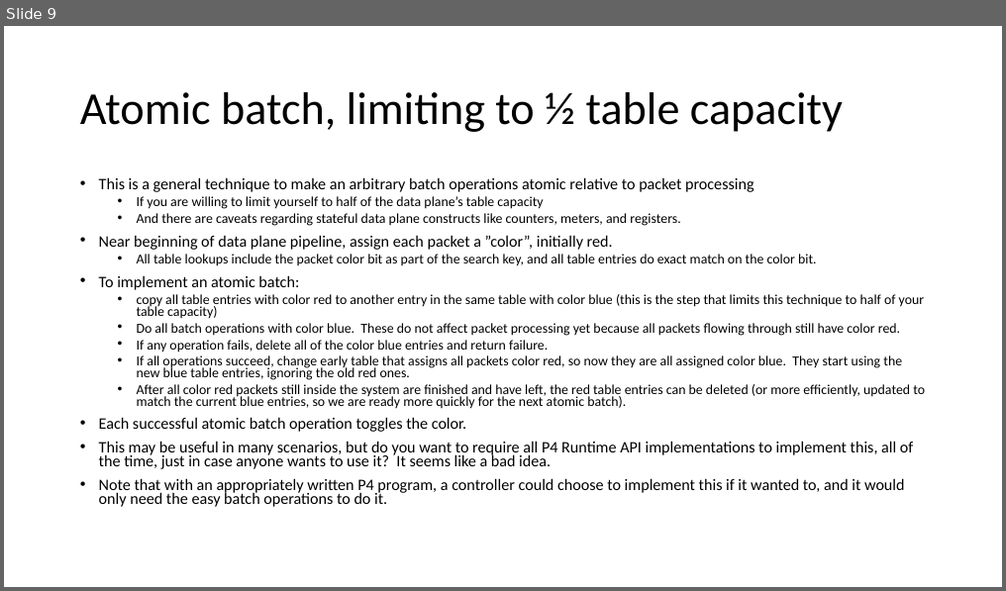
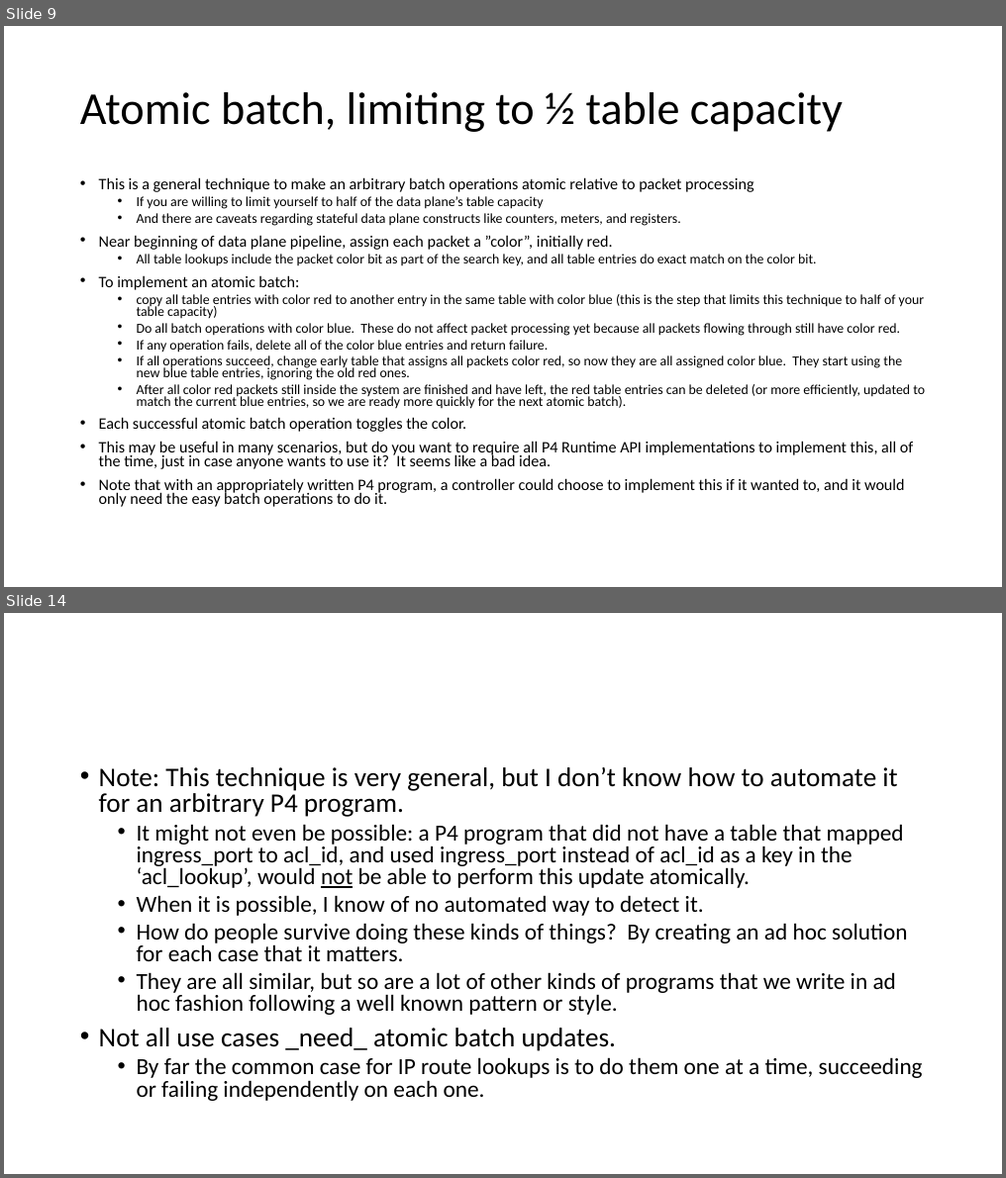
Before and after one commit to jafingerhut/p4-guide, a slide deck: docs/p4runtime api batch operations.pptx. Shown one above the other, each under a label of ours: slide 9 before the commit, slides 9 and 14 after it; the slides between them are not shown. The pictures are 1006x591 and 1006x1178 pixels, drawn with LibreOffice and Linux fonts; fonts in the diff are those of the drawing. Boxes give left, top, right and bottom in pixels: in the first picture for what was removed or moved away, otherwise in the second. Text is boxed around its words. In the diff, an @@ line names an element or a change of style, - is before the commit and + after.

Commit message:
Add example of atomic batch operation for ACLs

```diff
--- a/docs/p4runtime api batch operations.pptx
+++ b/docs/p4runtime api batch operations.pptx
@@ slide 14 added at (4, 613, 1002, 1174), background #FFFFFF @@
@@ text added at (99, 767, 923, 1101), 22.2 pt, text #000000 @@
+• Note: This technique is very general, but I don’t know how to automate it for an arbitrary P4 program.
+  • It might not even be possible: a P4 program that did not have a table that mapped ingress_port to acl_id, and used ingress_port instead of acl_id as a key in the ‘acl_lookup’, would not be able to perform this update atomically.
+  • When it is possible, I know of no automated way to detect it.
+  • How do people survive doing these kinds of things? By creating an ad hoc solution for each case that it matters.
+  • They are all similar, but so are a lot of other kinds of programs that we write in ad hoc fashion following a well known pattern or style.
+• Not all use cases _need_ atomic batch updates.
+  • By far the common case for IP route lookups is to do them one at a time, succeeding or failing independently on each one.
```
Also in this commit, not shown: 5 slides changed, 4 other slides added.
